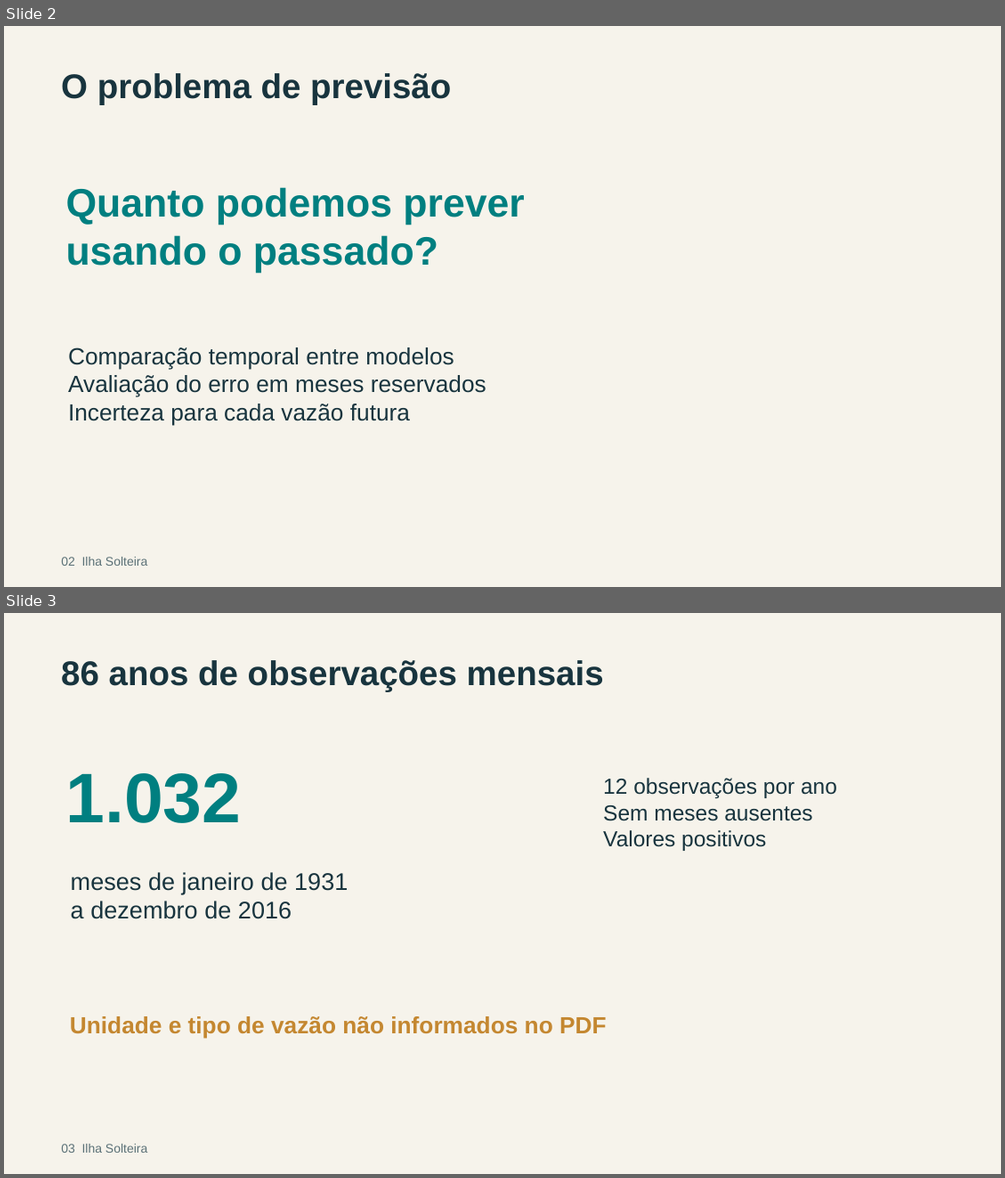
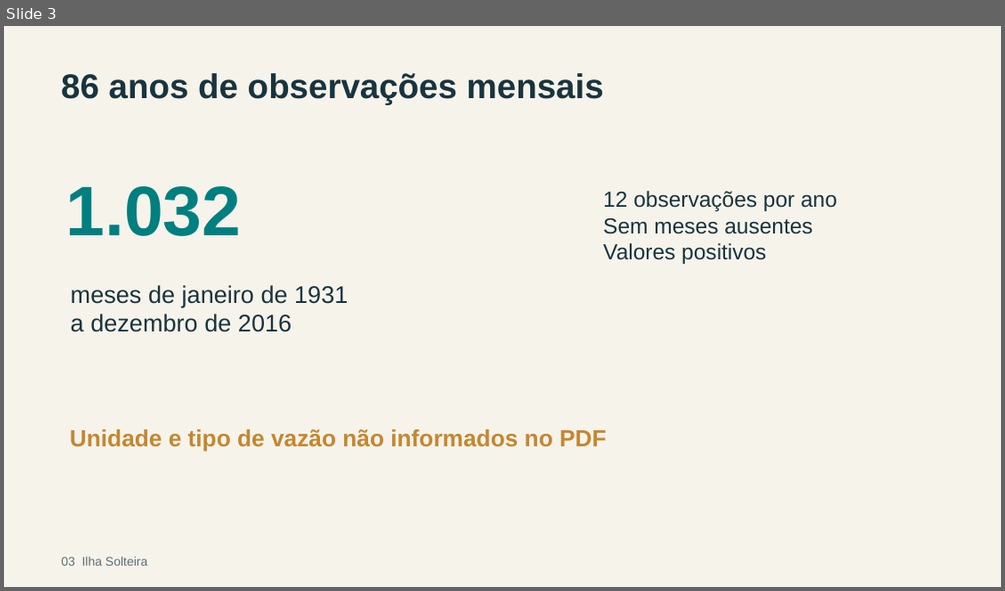
Before and after one commit to letfontenelle/modelagem-analitica, a slide deck: output/apresentacao_ilha_solteira.pptx. Shown one above the other, each under a label of ours: slides 2 and 3 before the commit, slide 3 after it. The pictures are 1005x1178 and 1005x591 pixels, drawn with LibreOffice and Linux fonts; fonts in the diff are those of the drawing. Boxes give left, top, right and bottom in pixels: in the first picture for what was removed or moved away, otherwise in the second. Text is boxed around its words. In the diff, an @@ line names an element or a change of style, - is before the commit and + after.

Commit message:
Apresenta a região de Ilha Solteira com fotos e sazonalidade na abertura

```diff
--- a/output/apresentacao_ilha_solteira.pptx
+++ b/output/apresentacao_ilha_solteira.pptx
@@ slide 2 removed at (4, 26, 1001, 587), background #F6F3EB @@
@@ text removed at (61, 73, 451, 104) @@
-O problema de previsão
@@ text removed at (66, 187, 524, 273) @@
-Quanto podemos prever
-usando o passado?
@@ text removed at (68, 347, 486, 426) @@
-Comparação temporal entre modelos
-Avaliação do erro em meses reservados
-Incerteza para cada vazão futura
@@ text removed at (61, 556, 147, 565) @@
-02 Ilha Solteira
```
Also in this commit, not shown: 14 slides changed, 2 slides added, 2 other slides removed, 9 other files.
